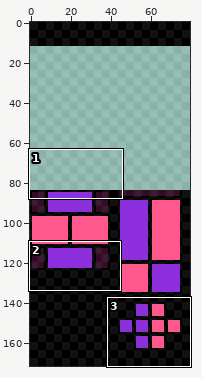
Two versions of one pixel-art file, test2/test2.aseprite. The first picture is a wide view before the edit; the outline marks the close-up.
Close-up. As it was:
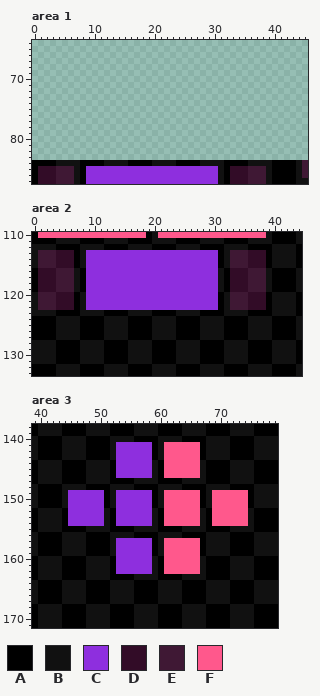
80x172 pixels, 1 frame. Shown: area 1: x 0..45, y 64..87; area 2: x 0..44, y 110..133; area 3: x 39..79, y 138..171.
Visible layers, top first: "picross 4", "buttons", "black".
Palette (. is transparent): A #000000  B #111111  C #8e2fde  D #320c27  E #3f1834  F #ff588c
Pixels before, area 1, first column x 0:
84 AAAABBBBAAAABBBBAAAABBBBAAAABBBBAAAABBBBAAAABE
85 ADDDEEEBACCCCCCCCCCCCCCCCCCCCCCBADDDEEEBAAAABE
86 ADDDEEEBACCCCCCCCCCCCCCCCCCCCCCBADDDEEEBAAAABE
87 ADDDEEEBACCCCCCCCCCCCCCCCCCCCCCBADDDEEEBAAAABB
Pixels before, area 2, first column x 0:
110 AFFFFFFFFFFFFFFFFFFABFFFFFFFFFFFFFFFFFFBAAAAB
111 AAAABBBBAAAABBBBAAAABBBBAAAABBBBAAAABBBBAAAAB
112 BBBBAAAABBBBAAAABBBBAAAABBBBAAAABBBBAAAABBBBA
113 BEEEDDDABCCCCCCCCCCCCCCCCCCCCCCABEEEDDDABBBBA
114 BEEEDDDABCCCCCCCCCCCCCCCCCCCCCCABEEEDDDABBBBA
115 BEEEDDDABCCCCCCCCCCCCCCCCCCCCCCABEEEDDDABBBBA
116 ADDDEEEBACCCCCCCCCCCCCCCCCCCCCCBADDDEEEBAAAAB
117 ADDDEEEBACCCCCCCCCCCCCCCCCCCCCCBADDDEEEBAAAAB
118 ADDDEEEBACCCCCCCCCCCCCCCCCCCCCCBADDDEEEBAAAAB
119 ADDDEEEBACCCCCCCCCCCCCCCCCCCCCCBADDDEEEBAAAAB
120 BEEEDDDABCCCCCCCCCCCCCCCCCCCCCCABEEEDDDABBBBA
121 BEEEDDDABCCCCCCCCCCCCCCCCCCCCCCABEEEDDDABBBBA
122 BEEEDDDABCCCCCCCCCCCCCCCCCCCCCCABEEEDDDABBBBA
123 BBBBAAAABBBBAAAABBBBAAAABBBBAAAABBBBAAAABBBBA
124 AAAABBBBAAAABBBBAAAABBBBAAAABBBBAAAABBBBAAAAB
125 AAAABBBBAAAABBBBAAAABBBBAAAABBBBAAAABBBBAAAAB
126 AAAABBBBAAAABBBBAAAABBBBAAAABBBBAAAABBBBAAAAB
127 AAAABBBBAAAABBBBAAAABBBBAAAABBBBAAAABBBBAAAAB
128 BBBBAAAABBBBAAAABBBBAAAABBBBAAAABBBBAAAABBBBA
129 BBBBAAAABBBBAAAABBBBAAAABBBBAAAABBBBAAAABBBBA
130 BBBBAAAABBBBAAAABBBBAAAABBBBAAAABBBBAAAABBBBA
131 BBBBAAAABBBBAAAABBBBAAAABBBBAAAABBBBAAAABBBBA
132 AAAABBBBAAAABBBBAAAABBBBAAAABBBBAAAABBBBAAAAB
133 AAAABBBBAAAABBBBAAAABBBBAAAABBBBAAAABBBBAAAAB
Pixels before, area 3, first column x 39:
138 ABBBBAAAABBBBAAAABBBBAAAABBBBAAAABBBBAAAA
139 ABBBBAAAABBBBAAAABBBBAAAABBBBAAAABBBBAAAA
140 BAAAABBBBAAAABBBBAAAABBBBAAAABBBBAAAABBBB
141 BAAAABBBBAAAABCCCCCCABFFFFFFABBBBAAAABBBB
142 BAAAABBBBAAAABCCCCCCABFFFFFFABBBBAAAABBBB
143 BAAAABBBBAAAABCCCCCCABFFFFFFABBBBAAAABBBB
144 ABBBBAAAABBBBACCCCCCBAFFFFFFBAAAABBBBAAAA
145 ABBBBAAAABBBBACCCCCCBAFFFFFFBAAAABBBBAAAA
146 ABBBBAAAABBBBACCCCCCBAFFFFFFBAAAABBBBAAAA
147 ABBBBAAAABBBBAAAABBBBAAAABBBBAAAABBBBAAAA
148 BAAAABBBBAAAABBBBAAAABBBBAAAABBBBAAAABBBB
149 BAAAABCCCCCCABCCCCCCABFFFFFFABFFFFFFABBBB
150 BAAAABCCCCCCABCCCCCCABFFFFFFABFFFFFFABBBB
151 BAAAABCCCCCCABCCCCCCABFFFFFFABFFFFFFABBBB
152 ABBBBACCCCCCBACCCCCCBAFFFFFFBAFFFFFFBAAAA
153 ABBBBACCCCCCBACCCCCCBAFFFFFFBAFFFFFFBAAAA
154 ABBBBACCCCCCBACCCCCCBAFFFFFFBAFFFFFFBAAAA
155 ABBBBAAAABBBBAAAABBBBAAAABBBBAAAABBBBAAAA
156 BAAAABBBBAAAABBBBAAAABBBBAAAABBBBAAAABBBB
157 BAAAABBBBAAAABCCCCCCABFFFFFFABBBBAAAABBBB
158 BAAAABBBBAAAABCCCCCCABFFFFFFABBBBAAAABBBB
159 BAAAABBBBAAAABCCCCCCABFFFFFFABBBBAAAABBBB
160 ABBBBAAAABBBBACCCCCCBAFFFFFFBAAAABBBBAAAA
161 ABBBBAAAABBBBACCCCCCBAFFFFFFBAAAABBBBAAAA
162 ABBBBAAAABBBBACCCCCCBAFFFFFFBAAAABBBBAAAA
163 ABBBBAAAABBBBAAAABBBBAAAABBBBAAAABBBBAAAA
164 BAAAABBBBAAAABBBBAAAABBBBAAAABBBBAAAABBBB
165 BAAAABBBBAAAABBBBAAAABBBBAAAABBBBAAAABBBB
166 BAAAABBBBAAAABBBBAAAABBBBAAAABBBBAAAABBBB
167 BAAAABBBBAAAABBBBAAAABBBBAAAABBBBAAAABBBB
168 ABBBBAAAABBBBAAAABBBBAAAABBBBAAAABBBBAAAA
169 ABBBBAAAABBBBAAAABBBBAAAABBBBAAAABBBBAAAA
170 ABBBBAAAABBBBAAAABBBBAAAABBBBAAAABBBBAAAA
171 ABBBBAAAABBBBAAAABBBBAAAABBBBAAAABBBBAAAA
And afterwards:
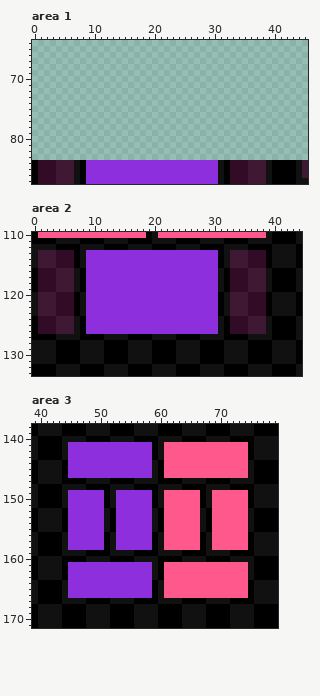
Message: Test2: Bigger buttons
What changed:
layer "buttons 3" added
layer "one hand 7" added
layer "picross 4" removed
Area 1, layer "buttons 3":
Colour A becomes colour C in row 84 at x 9 to 11, 16 to 19 and 24 to 27.
Colour B becomes colour C in row 84 at x 12 to 15, 20 to 23 and 28 to 30.
Colour A becomes colour D in row 84 at x 1 to 3 and 33 to 35.
Colour B becomes colour E in row 84 at x 4 to 6 and 36 to 38.
Area 2, layer "buttons 3":
Colour A becomes colour C in row 123 at x 12 to 15, 20 to 23 and 28 to 30; in rows 124 to 126 at x 9 to 11, 16 to 19 and 24 to 27.
Colour B becomes colour C in row 123 at x 9 to 11, 16 to 19 and 24 to 27; in rows 124 to 126 at x 12 to 15, 20 to 23 and 28 to 30.
Colour A becomes colour D in row 123 at x 4 to 6 and 36 to 38; in rows 124 to 126 at x 1 to 3 and 33 to 35.
Colour B becomes colour E in row 123 at x 1 to 3 and 33 to 35; in rows 124 to 126 at x 4 to 6 and 36 to 38.
Area 3:
Colour C becomes colour A in row 159 at x 56 to 58; in row 160 at x 53 to 55.
Colour F becomes colour A in row 159 at x 64 to 66; in row 160 at x 61 to 63.
Colour C becomes colour B in row 159 at x 53 to 55; in row 160 at x 56 to 58.
Colour F becomes colour B in row 159 at x 61 to 63; in row 160 at x 64 to 66.
Colour A becomes colour C in rows 141 to 143 at x 48 to 51; in rows 144 to 146 at x 45 to 47 and 52; in row 155 at x 45 to 47 and 53 to 55; in row 156 at x 48 to 50 and 56 to 58; in rows 157 to 158 at x 48 to 50; in rows 161 to 162 at x 45 to 47 and 52.
Colour A becomes colour C in row 163 at x 45 to 47 and 52 to 55; in rows 164 to 166 at x 48 to 51 and 56 to 58.
Colour B becomes colour C in rows 141 to 143 at x 45 to 47 and 52; in rows 144 to 146 at x 48 to 51; in row 155 at x 48 to 50 and 56 to 58; in row 156 at x 45 to 47 and 53 to 55; in rows 157 to 158 at x 45 to 47; in rows 161 to 162 at x 48 to 51.
Colour B becomes colour C in row 163 at x 48 to 51 and 56 to 58; in rows 164 to 166 at x 45 to 47 and 52 to 55.
Colour A becomes colour F in rows 141 to 143 at x 67 and 72 to 74; in rows 144 to 146 at x 68 to 71; in row 155 at x 61 to 63 and 69 to 71; in row 156 at x 64 to 66 and 72 to 74; in rows 157 to 158 at x 72 to 74; in rows 161 to 162 at x 68 to 71.
Colour A becomes colour F in row 163 at x 61 to 63 and 68 to 71; in rows 164 to 166 at x 64 to 67 and 72 to 74.
Colour B becomes colour F in rows 141 to 143 at x 68 to 71; in rows 144 to 146 at x 67 and 72 to 74; in row 155 at x 64 to 66 and 72 to 74; in row 156 at x 61 to 63 and 69 to 71; in rows 157 to 158 at x 69 to 71; in rows 161 to 162 at x 67 and 72 to 74.
Colour B becomes colour F in row 163 at x 64 to 67 and 72 to 74; in rows 164 to 166 at x 61 to 63 and 68 to 71.
